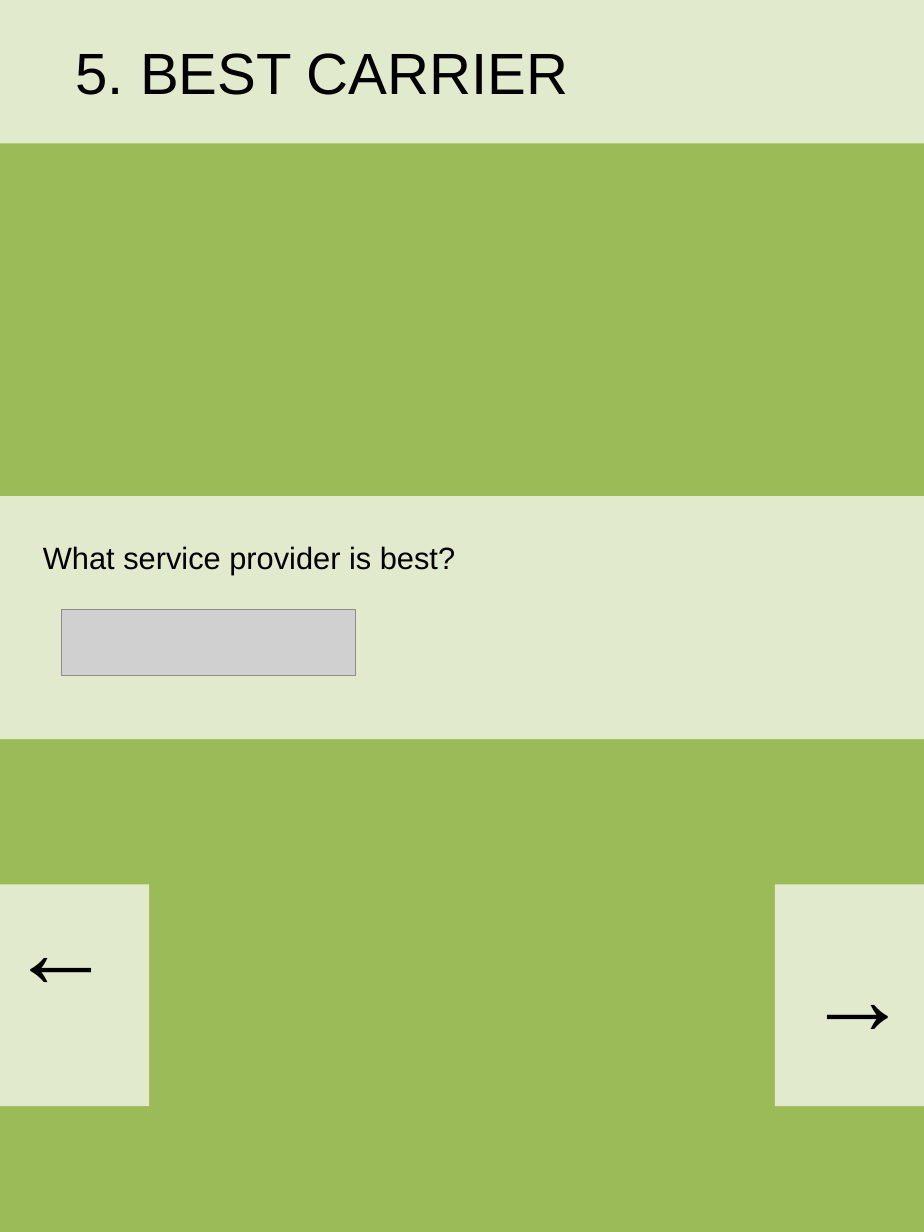
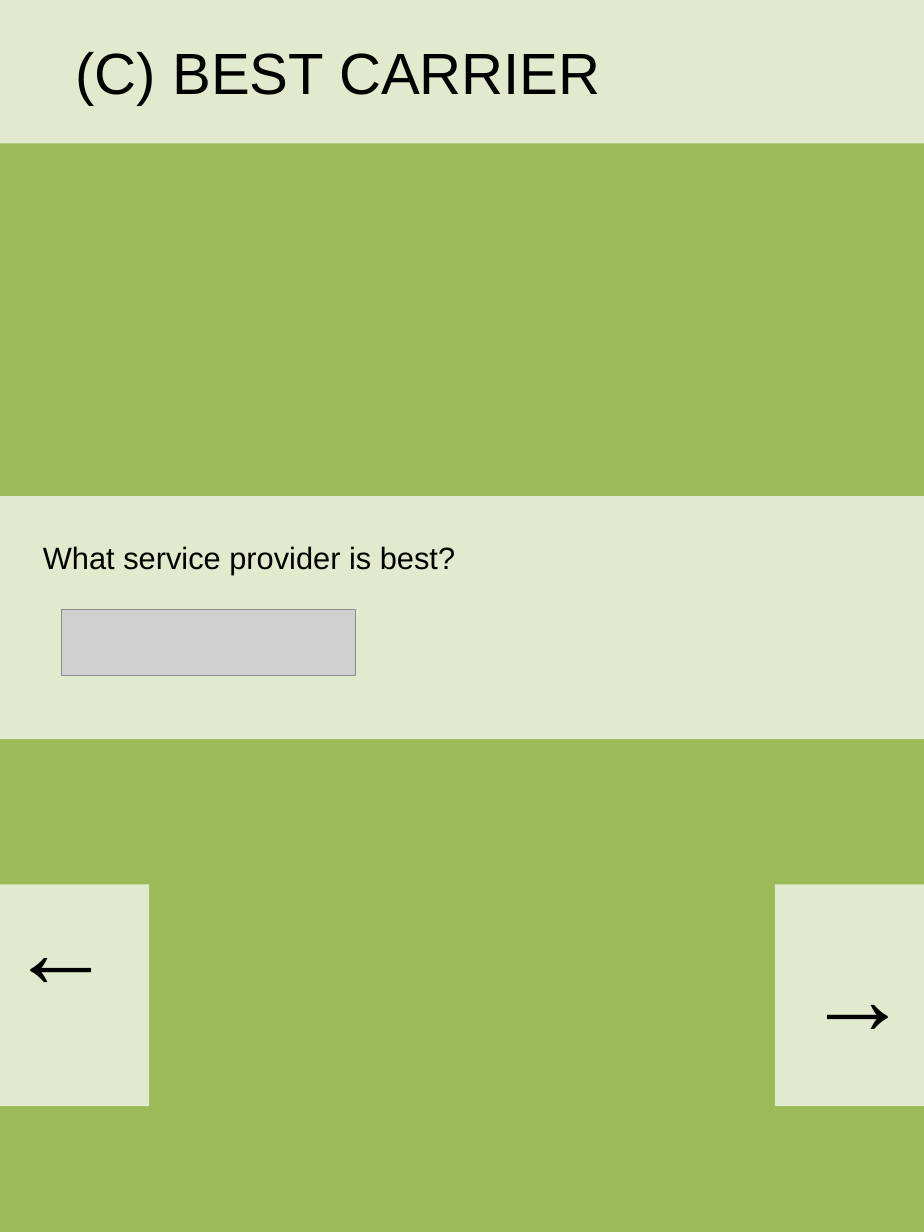
Before and after one commit to yobitechnologies/C3, a slide deck: slide 6 of Concept.pptx. Drawn at 924x1232 pixels with LibreOffice and Linux fonts; fonts in the diff are those of the drawing; grey boxes stand for pictures. Boxes give left, top, right and bottom in pixels: in the first picture for what was removed or moved away, otherwise in the second. Text is boxed around its words. In the diff, an @@ line names an element or a change of style, - is before the commit and + after.

```diff
--- a/Concept.pptx
+++ b/Concept.pptx
@@ text at bbox=[76, 52, 600, 105]: text changed @@
-5. BEST CARRIER
+(C) BEST CARRIER
```
Also in this commit, not shown: 13 other slides changed, 15 other files.
